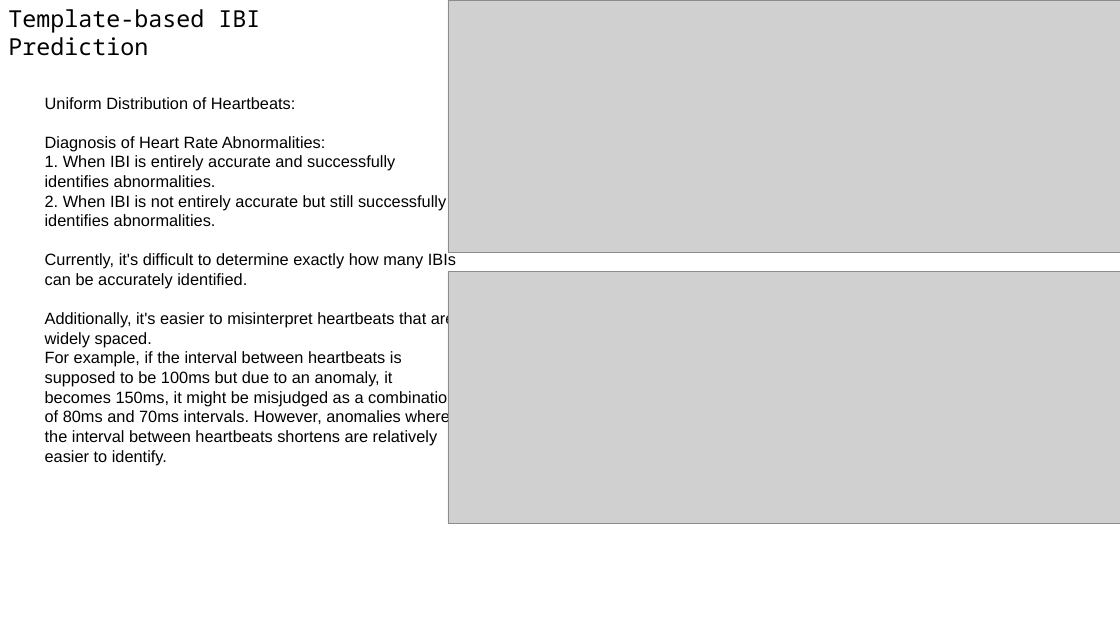
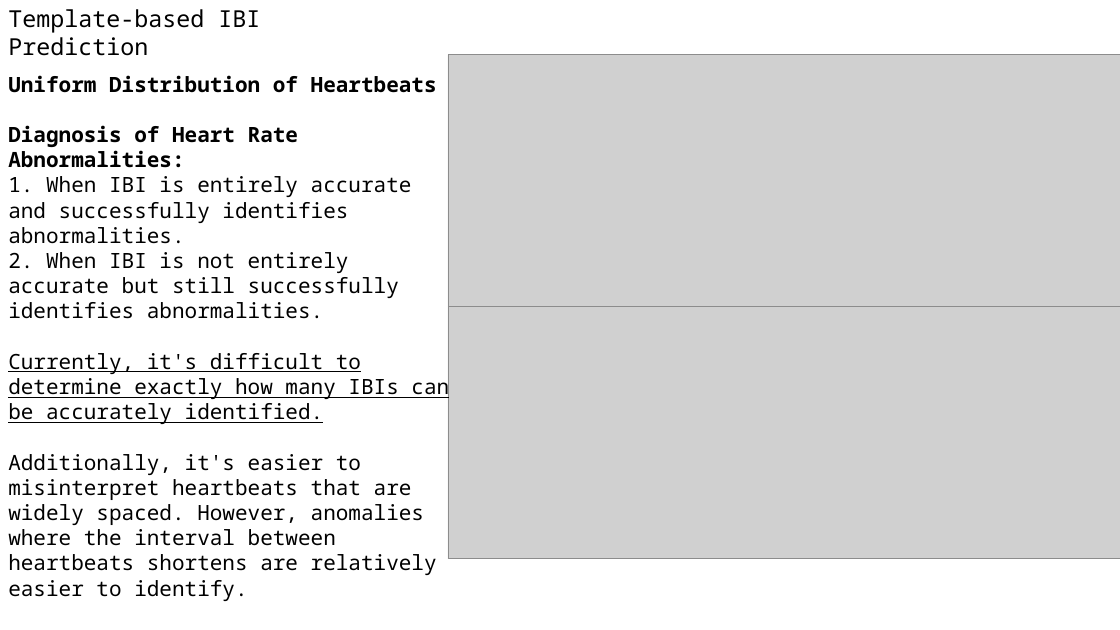
Before and after one commit to A-Big-Tortoise/Presentation, a slide deck: slide 9 of Presentation_0226_JiayuChen.pptx. Drawn at 1120x630 pixels with LibreOffice and Linux fonts; fonts in the diff are those of the drawing; grey boxes stand for pictures. Boxes give left, top, right and bottom in pixels: in the first picture for what was removed or moved away, otherwise in the second. Text is boxed around its words. In the diff, an @@ line names an element or a change of style, - is before the commit and + after.

```diff
--- a/Presentation_0226_JiayuChen.pptx
+++ b/Presentation_0226_JiayuChen.pptx
@@ picture: place and size @@
-picture at box(448, 0, 1120, 252)
+picture at box(448, 55, 1120, 307)
@@ text "Uniform Distribution of Heartbeats": place and size @@
-text "Uniform Distribution of Heartbeats" at box(45, 97, 456, 465)
+text "Uniform Distribution of Heartbeats" at box(8, 75, 449, 601)
@@ text at box(8, 75, 437, 93): text changed; size 14 to 18 pt; font Arial to Noto Sans Mono; bold on @@
-Uniform Distribution of Heartbeats:
+Uniform Distribution of Heartbeats
@@ text at box(8, 125, 449, 424): size 14 to 18 pt, font Arial to Noto Sans Mono in "Diagnosis of Heart Rate Abnormalities:", "1. When IBI is entirely accurate and ...", "2. When IBI is not entirely accurate ...", "Currently, it's difficult to determine exactly how ..."; bold on in "Diagnosis of Heart Rate Abnormalities:"; underline on in "Currently, it's difficult to determine exactly how ..." @@
@@ picture: place and size @@
-picture at box(448, 271, 1120, 523)
+picture at box(448, 307, 1120, 559)
@@ text at box(8, 454, 437, 601): text changed; size 14 to 18 pt; font Arial to Noto Sans Mono @@
-Additionally, it's easier to misinterpret heartbeats that are widely spaced.
-For example, if the interval between heartbeats is supposed to be 100ms but due to an anomaly, it becomes 150ms, it might be misjudged as a combination of 80ms and 70ms intervals. However, anomalies where the interval between heartbeats shortens are relatively easier to identify.
+Additionally, it's easier to misinterpret heartbeats that are widely spaced. However, anomalies where the interval between heartbeats shortens are relatively easier to identify.
```
Also in this commit, not shown: 8 other slides changed.
